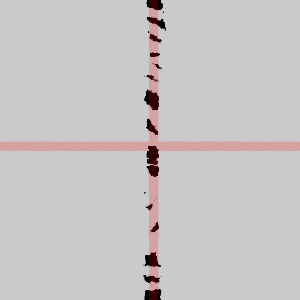
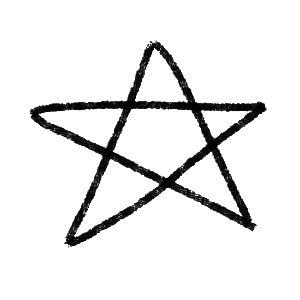
Layer changes from the first w=300, h=300 image to the second:
hid "Layer 9" over [0, 0, 300, 300]
added group "special" with 1 layers above "forestGrass" over [0, 0, 300, 300]
added layer "Layer 10" in group "special" over [0, 0, 300, 300]
hid group "forestPath" (5 layers) over [0, 0, 300, 300]
